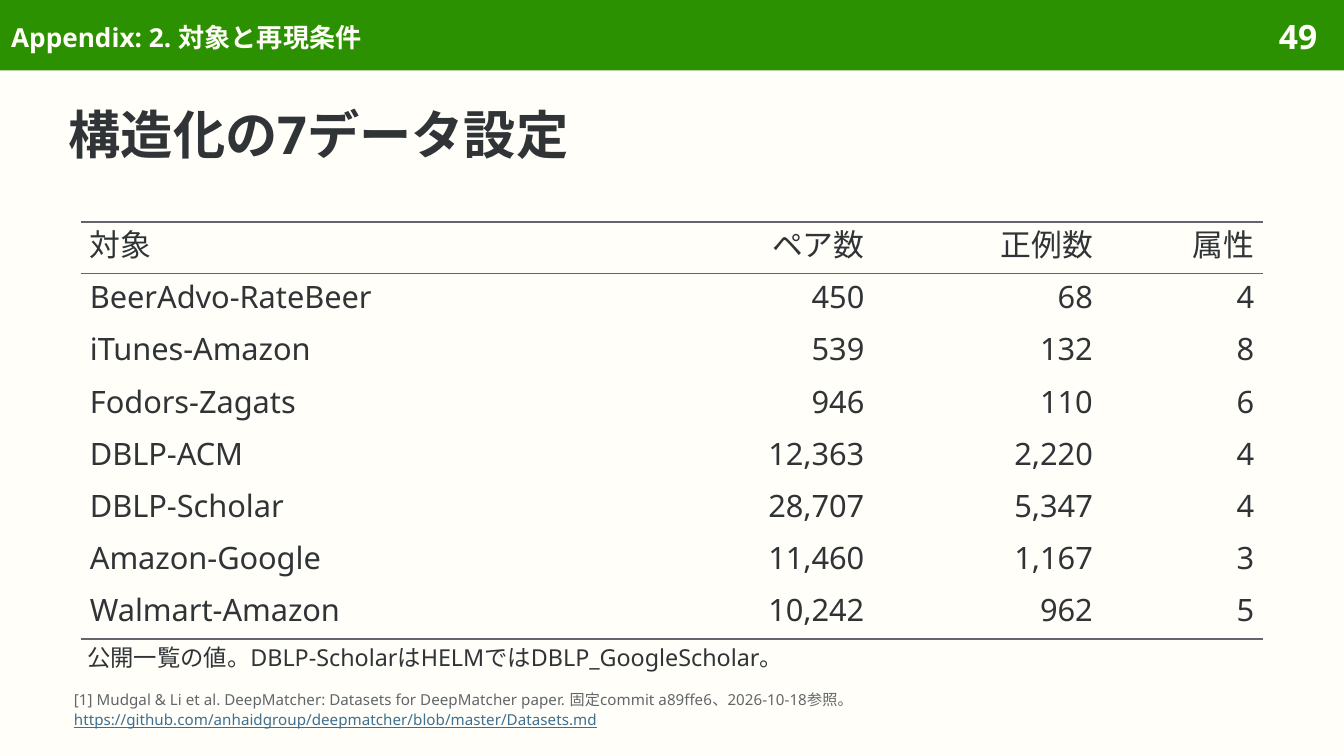
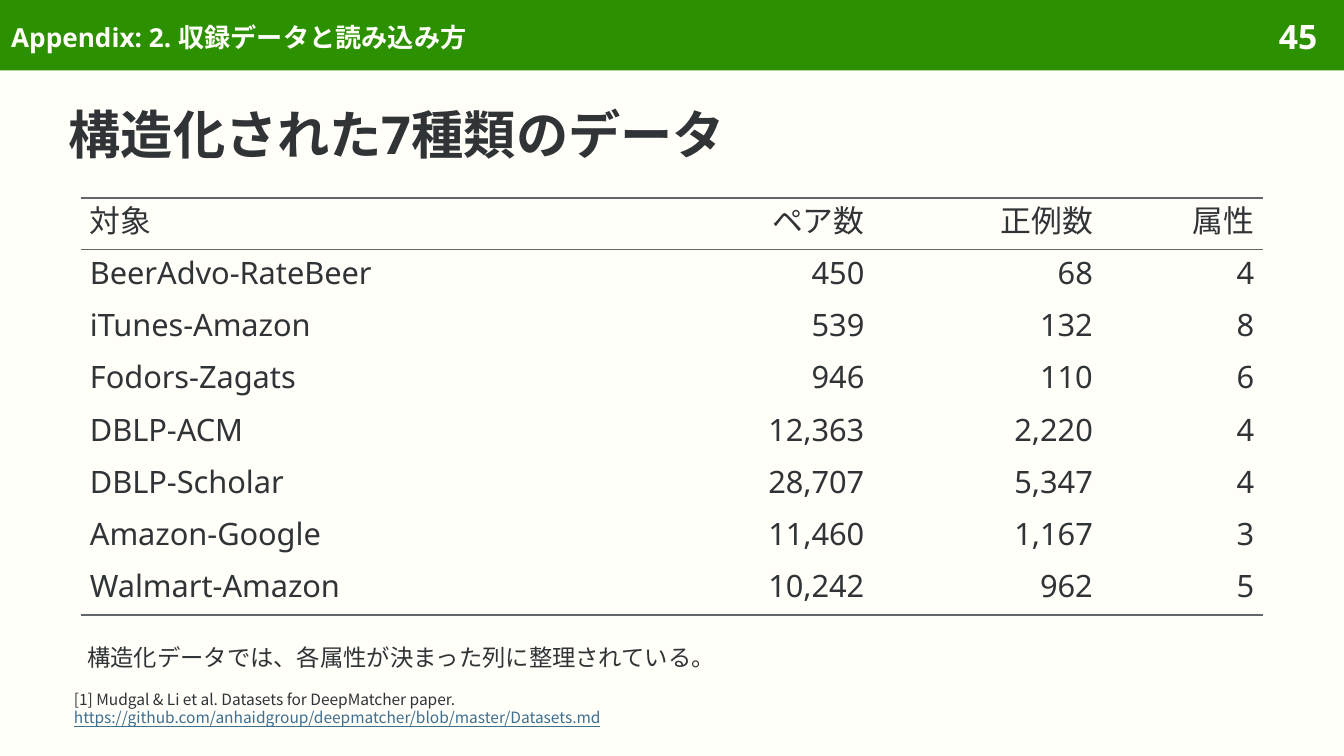
Before and after one commit to sasakiy84/datasets-in-10-minutes, a slide deck: slide 45 of slides/datasets-in-10-minutes-entity-matching.pptx (slide 49 before the commit). Drawn at 1344x756 pixels with LibreOffice and Linux fonts; fonts in the diff are those of the drawing. Boxes give left, top, right and bottom in pixels: in the first picture for what was removed or moved away, otherwise in the second. Text is boxed around its words. In the diff, an @@ line names an element or a change of style, - is before the commit and + after.

Commit message:
Rebuild entity matching around DeepMatcher datasets and record linkage

```diff
--- a/slides/datasets-in-10-minutes-entity-matching.pptx
+++ b/slides/datasets-in-10-minutes-entity-matching.pptx
@@ title at (11,24,466,54): text changed @@
-Appendix: 2. 対象と再現条件
+Appendix: 2. 収録データと読み込み方
@@ page number at (1279,25,1317,50): text changed @@
-49
+45
@@ title at (69,108,725,159): text changed @@
-構造化の7データ設定
+構造化された7種類のデータ
@@ table: place and size @@
-table at (81,222,1263,640)
+table at (81,198,1263,616)
@@ text at (87,646,715,668): text changed @@
-公開一覧の値。DBLP-ScholarはHELMではDBLP_GoogleScholar。
+構造化データでは、各属性が決まった列に整理されている。
@@ text at (74,692,456,709): text changed; size 8.1 to 8.3 pt; font Noto Sans to Noto Sans CJK JP; text colour #626669 to #303437 @@
-[1] Mudgal & Li et al. DeepMatcher: Datasets for DeepMatcher paper. 固定commit a89ffe6、2026-10-18参照。
+[1] Mudgal & Li et al. Datasets for DeepMatcher paper.
@@ text at (74,708,601,727): size 8.1 to 8.3 pt, font Noto Sans to Noto Sans CJK JP in "https://github.com/anhaidgroup/deepmatcher/blob/master/Datas ..."; line spacing 9.4pt to 1 @@
```
Also in this commit, not shown: 44 other slides changed, 5 slides added, 13 slides removed, 44 other files.
